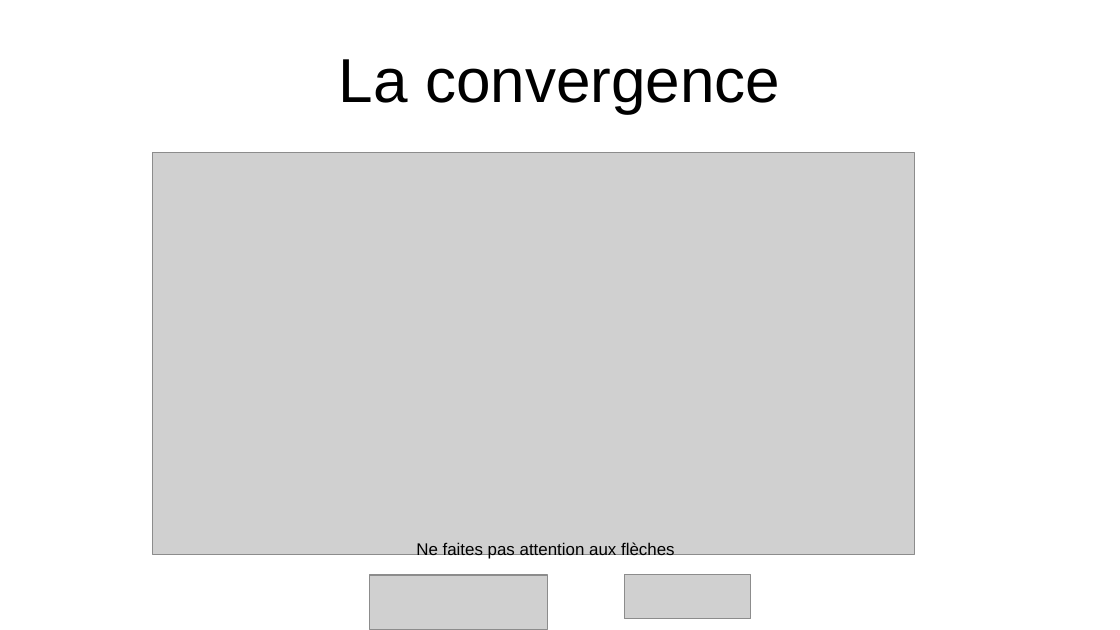
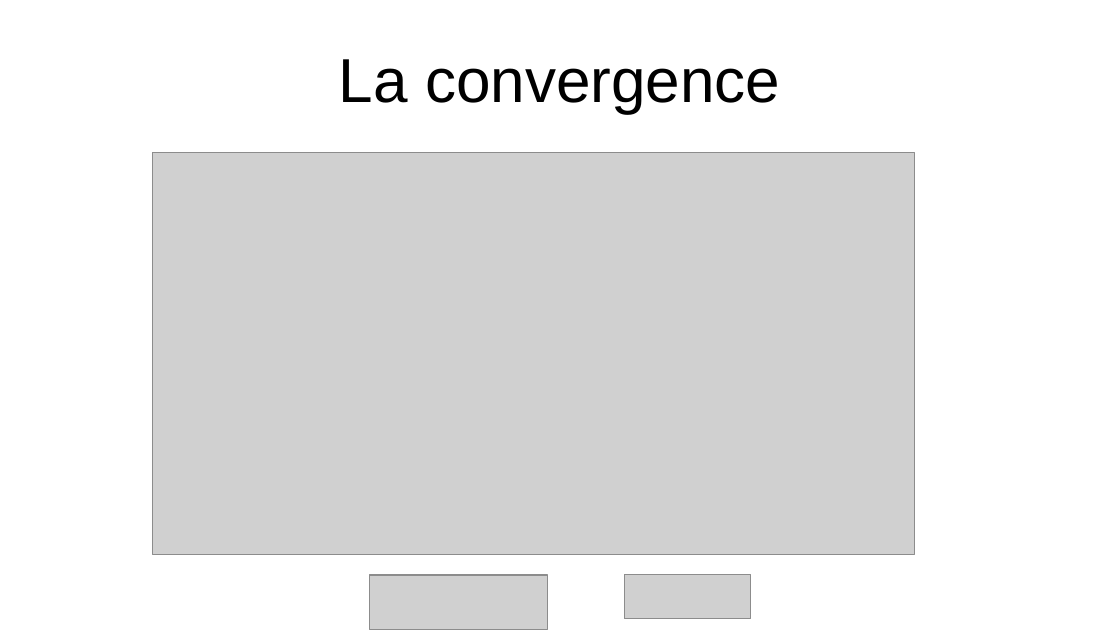
Before and after one commit to Romain-Brg/NN_scheduler_5G, a slide deck: slide 14 of educational_materials/cours_NN.odp (slide 15 before the commit). Drawn at 1120x630 pixels with LibreOffice and Linux fonts; fonts in the diff are those of the drawing; grey boxes stand for pictures. Boxes give left, top, right and bottom in pixels: in the first picture for what was removed or moved away, otherwise in the second. Text is boxed around its words. In the diff, an @@ line names an element or a change of style, - is before the commit and + after.

```diff
--- a/educational_materials/cours_NN.odp
+++ b/educational_materials/cours_NN.odp
@@ text removed at (x1=416, y1=542, x2=675, y2=559) @@
-Ne faites pas attention aux flèches
```
Also in this commit, not shown: 1 other slide changed, 1 other file.
